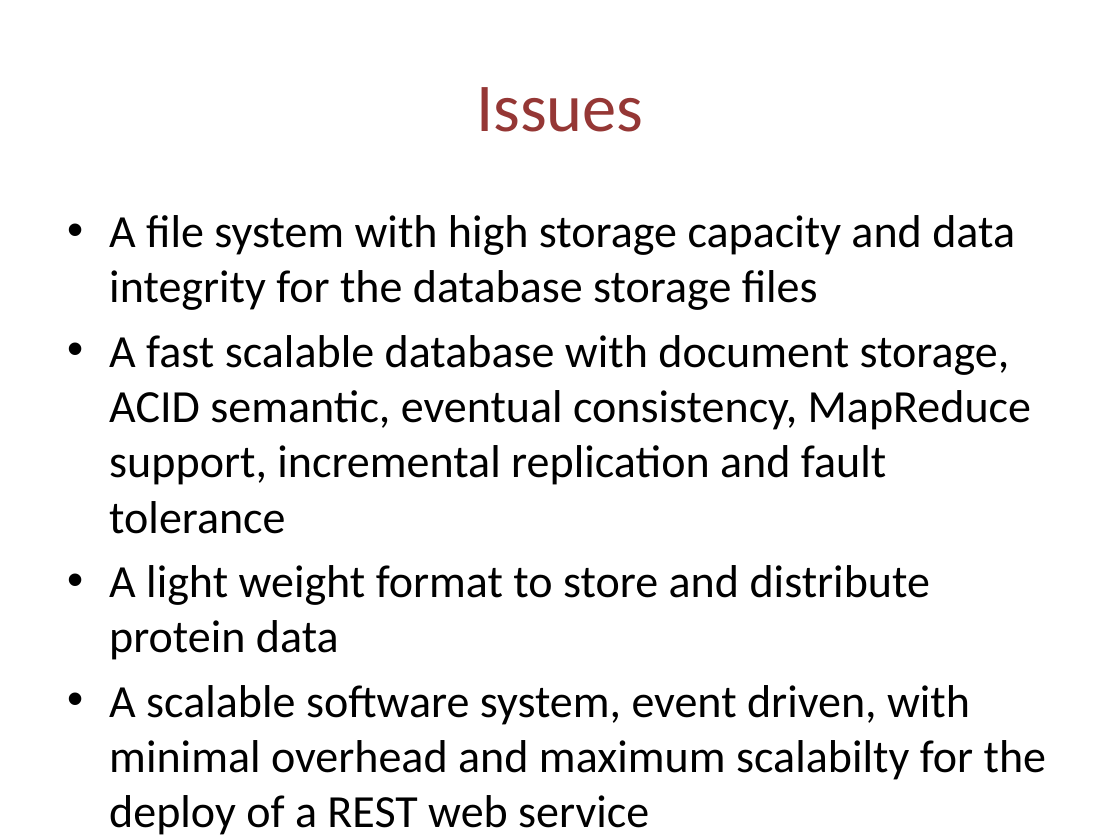
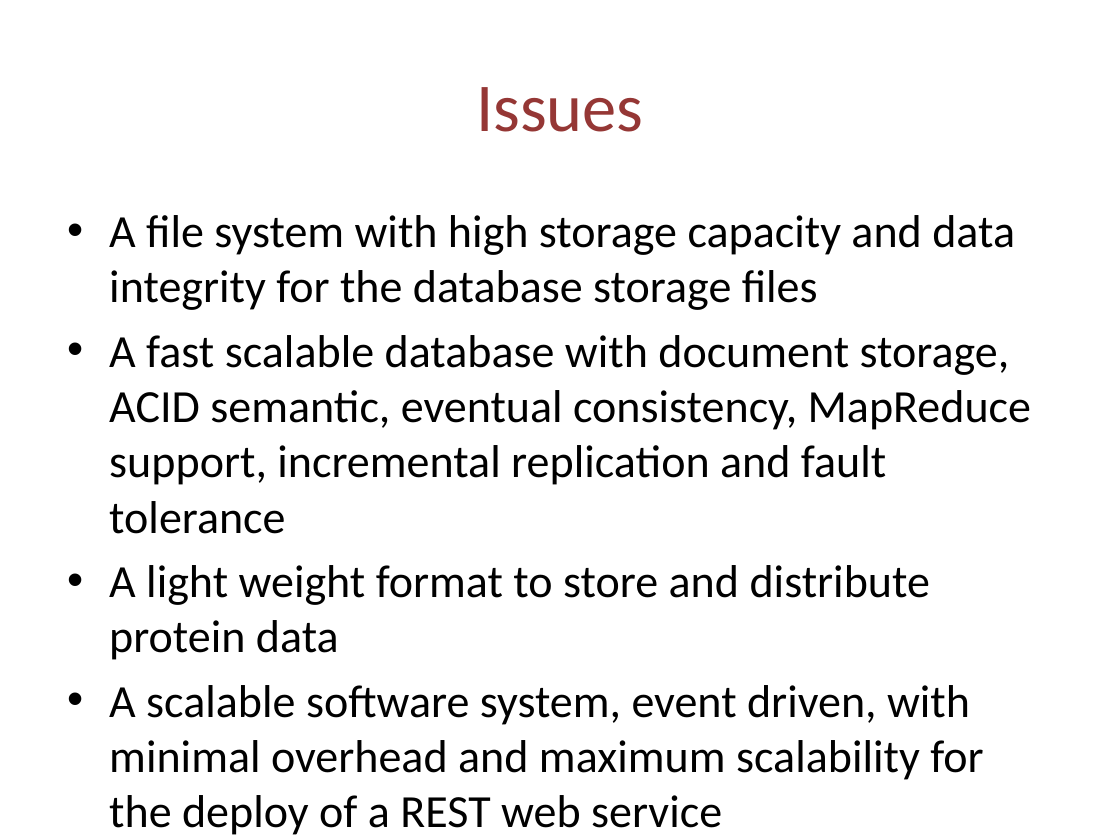
Before and after one commit to cvdlab-projects/webpdb, a slide deck: slide 4 of docs/webPDB-Final.pptx. Drawn at 1120x840 pixels with LibreOffice and Linux fonts; fonts in the diff are those of the drawing. Boxes give left, top, right and bottom in pixels: in the first picture for what was removed or moved away, otherwise in the second. Text is boxed around its words. In the diff, an @@ line names an element or a change of style, - is before the commit and + after.

Commit message:
Update

```diff
--- a/docs/webPDB-Final.pptx
+++ b/docs/webPDB-Final.pptx
@@ text at <box>109,685,983,835</box>: text changed @@
-• A scalable software system, event driven, with minimal overhead and maximum scalabilty for the deploy of a REST web service
+• A scalable software system, event driven, with minimal overhead and maximum scalability for the deploy of a REST web service
```
Also in this commit, not shown: 3 other slides changed.
